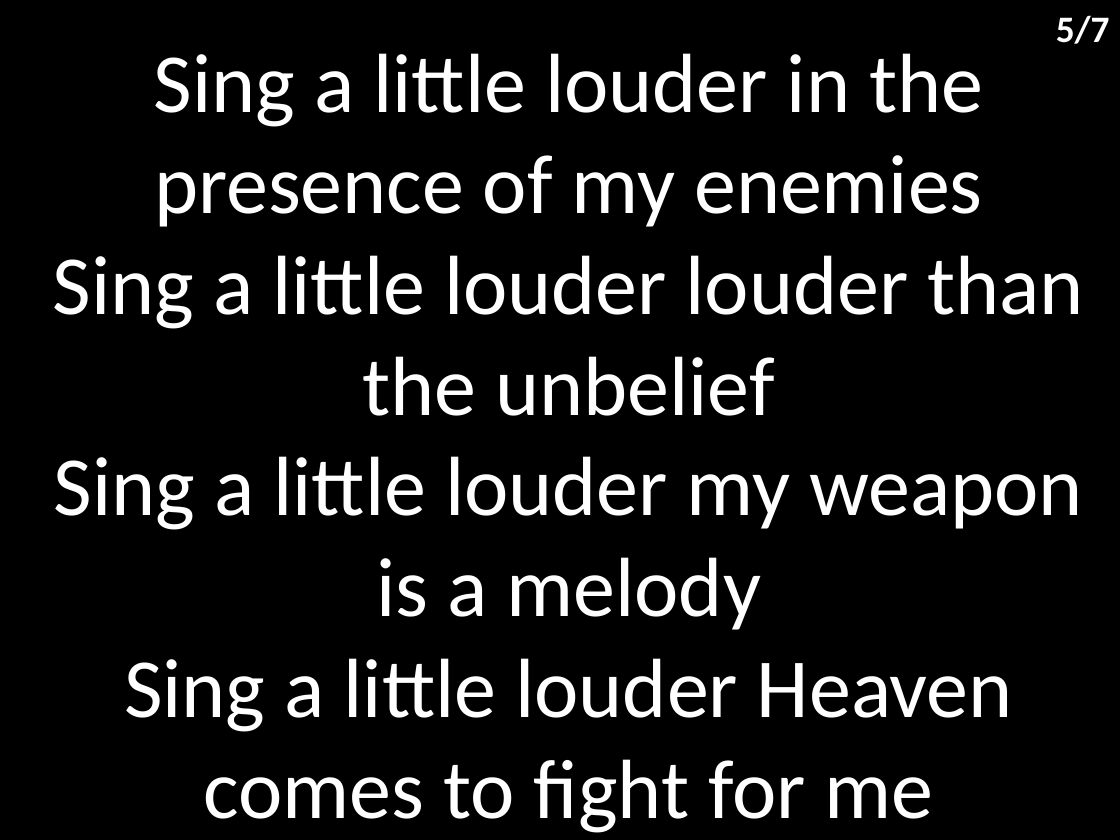
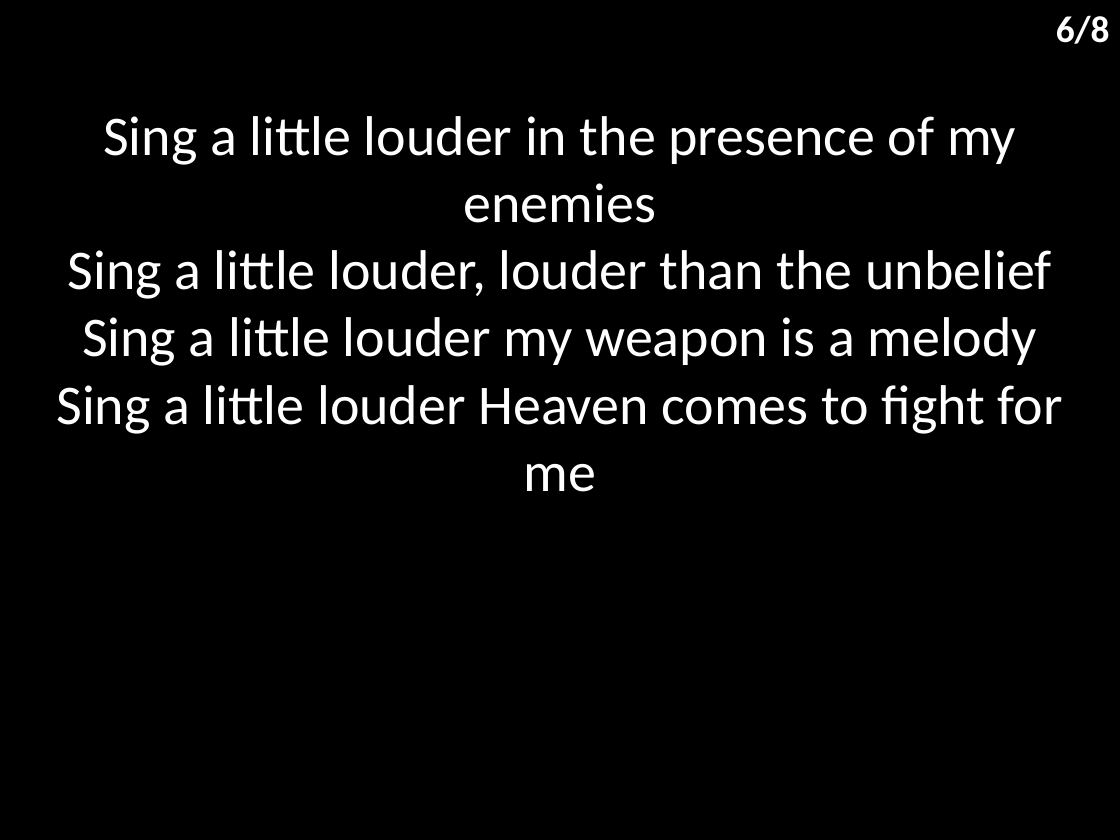
Before and after one commit to hoo-are-ya/worship, a slide deck: slide 7 of docs/songs/raise a hallelujah.pptx (slide 6 before the commit). Drawn at 1120x840 pixels with LibreOffice and Linux fonts; fonts in the diff are those of the drawing. Boxes give left, top, right and bottom in pixels: in the first picture for what was removed or moved away, otherwise in the second. Text is boxed around its words. In the diff, an @@ line names an element or a change of style, - is before the commit and + after.

```diff
--- a/docs/songs/raise a hallelujah.pptx
+++ b/docs/songs/raise a hallelujah.pptx
@@ text at <box>1056,15,1110,44</box>: text changed @@
-5/7
+6/8
@@ subtitle at <box>56,116,1063,492</box>: text changed; size 54 to 36 pt @@
-Sing a little louder in the presence of my enemies
-Sing a little louder louder than the unbelief
-Sing a little louder my weapon is a melody
-Sing a little louder Heaven comes to fight for me
+Sing a little louder in the presence of my enemies
+Sing a little louder, louder than the unbelief
+Sing a little louder my weapon is a melody
+Sing a little louder Heaven comes to fight for me
```
Also in this commit, not shown: 7 other slides changed, 1 slide added, 2 other files.
